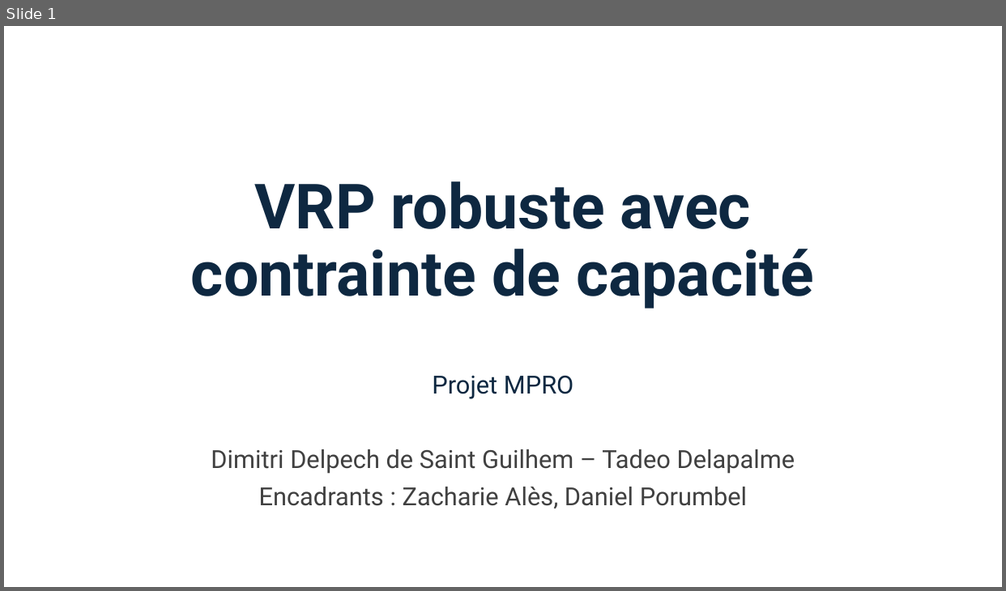
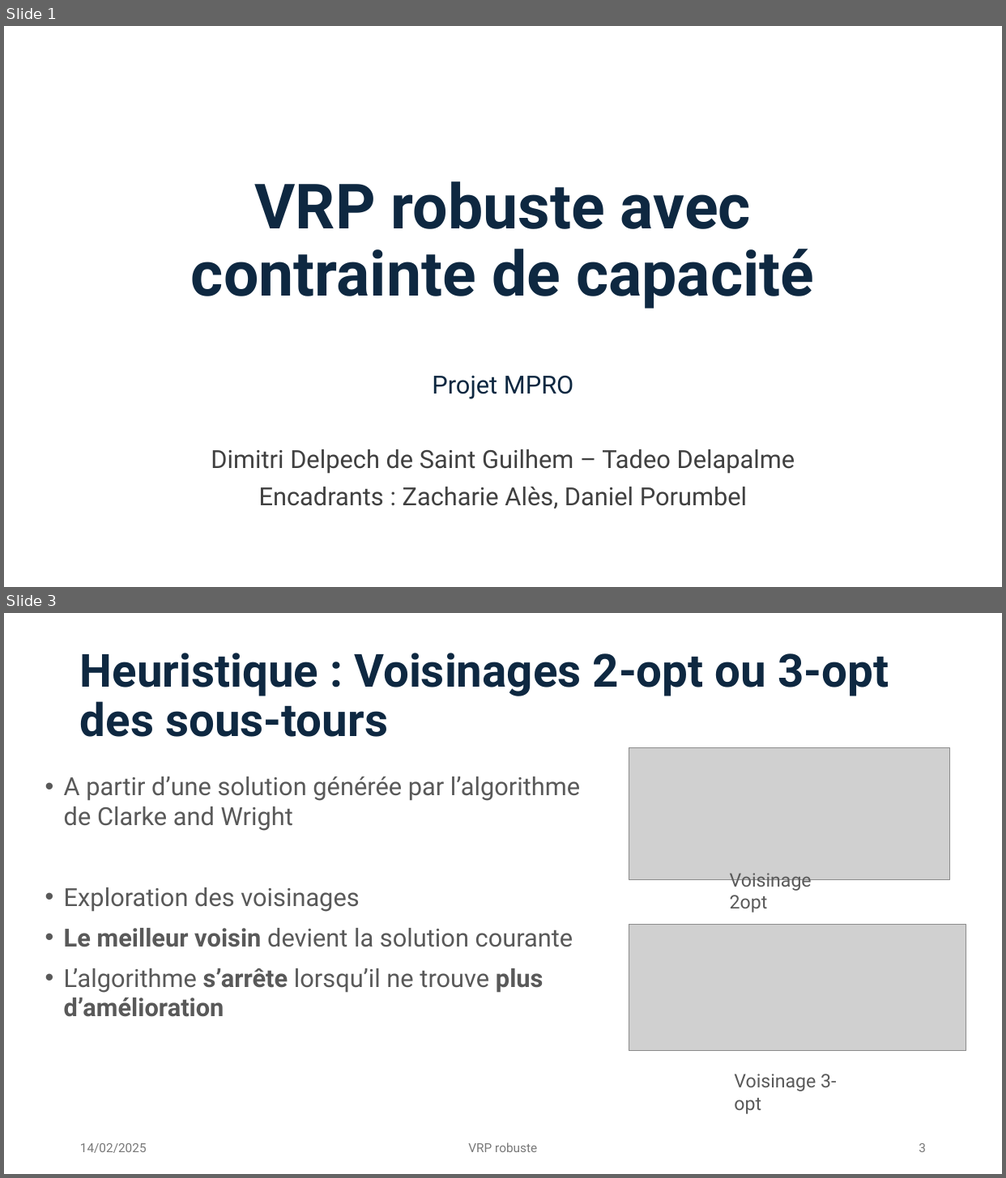
Before and after one commit to Darthkiller2Jr/projet_mpro, a slide deck: Présentation Projet.pptx. Shown one above the other, each under a label of ours: slide 1 before the commit, slides 1 and 3 after it; the slides between them are not shown. The pictures are 1006x591 and 1006x1178 pixels, drawn with LibreOffice and Linux fonts; fonts in the diff are those of the drawing; grey boxes stand for pictures. Boxes give left, top, right and bottom in pixels: in the first picture for what was removed or moved away, otherwise in the second. Text is boxed around its words. In the diff, an @@ line names an element or a change of style, - is before the commit and + after.

Commit message:
update ppt

```diff
--- a/Présentation Projet.pptx
+++ b/Présentation Projet.pptx
@@ slide 3 added at box(4, 613, 1002, 1174), background #FFFFFF @@
@@ title added at box(80, 653, 889, 737), 44 pt, text #0E2841, bold @@
+Heuristique : Voisinages 2-opt ou 3-opt des sous-tours
@@ picture added at box(629, 747, 950, 879) @@
@@ text added at box(64, 777, 580, 1017), 24 pt, text #595959 @@
+• A partir d’une solution générée par l’algorithme de Clarke and Wright
+• Exploration des voisinages
+• Le meilleur voisin devient la solution courante
+• L’algorithme s’arrête lorsqu’il ne trouve plus d’amélioration
@@ text added at box(730, 873, 812, 913), 18 pt, text #595959 @@
+Voisinage 2opt
@@ picture added at box(629, 924, 966, 1051) @@
@@ text added at box(734, 1074, 836, 1114), 18 pt, text #595959 @@
+Voisinage 3-opt
@@ text added at box(80, 1144, 147, 1153), 12 pt, text #797979 @@
+14/02/2025
@@ text added at box(468, 1143, 537, 1152), 12 pt, text #797979 @@
+VRP robuste
@@ page number added at box(918, 1144, 926, 1152), 12 pt, text #797979 @@
+3
```
Also in this commit, not shown: 1 slide changed, 5 other slides added, 6 other files.
